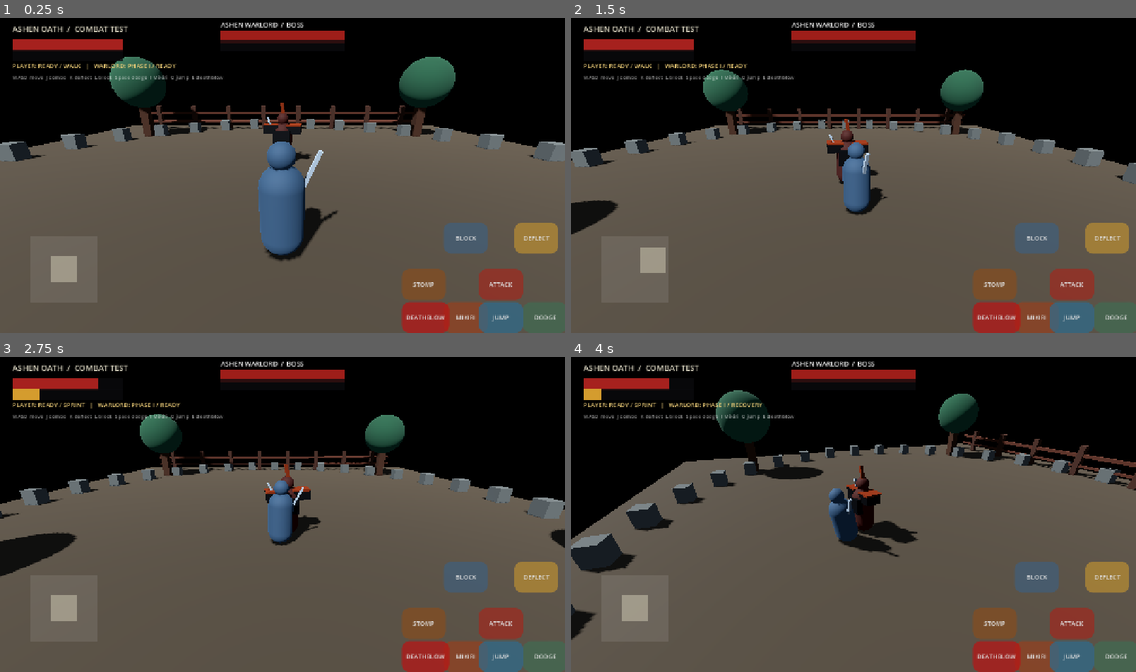
Above: before the commit, frames 1-4 (two rows, left to right).
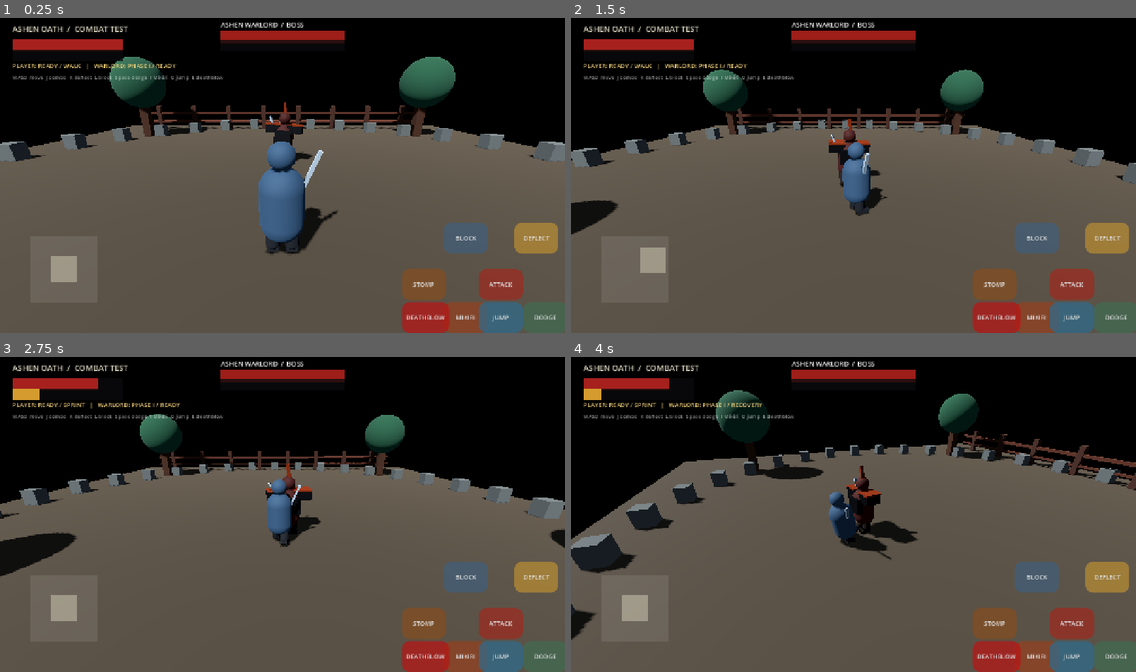
Above: after the commit, the same moments.

Repository: zahaopang-ship-it/Ashen-Oath-Godot
Game: Godot game, scene res://scenes/main.tscn
Two runs of this game, one before a commit and one after it. Both use one fixed random seed, a clock stepped at 60 frames per second and the inputs below. Sound files missing from this copy of the repository are replaced by a short silence.
Inputs (mouse positions are in pixels of both pictures, inside the frame that each line leads up to):
- Up to frame 1 (0.25 s): no input
- Up to frame 2 (1.5 s): tap Enter at 0.5 s; move the mouse to (977, 159) at 0.52 s; hold D 0.53-1.25 s; tap J at 0.6 s; click (977, 159) at 0.67 s; tap Space at 0.77 s; drag from (740, 191) to (825, 238) at 1.27 s
- Up to frame 3 (2.75 s): move the mouse to (339, 442) at 2.02 s; hold D from 2.03 s (still down); tap L at 2.1 s
- Up to frame 4 (4 s): release D at 2.75 s; drag from (825, 577) to (684, 464) at 2.77 s; move the mouse to (1023, 561) at 3.52 s; hold A from 3.53 s (still down); tap O at 3.6 s; tap Space at 3.77 s

The runs differ from the first frame. In frame 1, 0.7% of the frame differs, in the area x 45-57%, y 26-78%; in frame 2, 0.4%; in frame 3, 0.5%; in frame 4, 0.4%.

Commit message:
Add procedural locomotion and fighter footwork

Diff:
--- a/project/scripts/fighter.gd
+++ b/project/scripts/fighter.gd
@@ -39,7 +39,11 @@
 var _body_material: StandardMaterial3D
 var _upper_body: Node3D
 var _weapon_pivot: Node3D
+var _left_leg_pivot: Node3D
+var _right_leg_pivot: Node3D
 var _combat_anim_time := 0.0
+var _gait_phase := 0.0
+var _locomotion_bob := 0.0
 var ai_timer := 0.8
 var gravity := 22.0
 var attack_kind := "slash"
@@ -172,9 +176,11 @@
 	if _body_material:
 		_body_material.set_meta("base_color", _body_material.albedo_color)
 
-func set_animation_rig(upper_body: Node3D, weapon_pivot: Node3D) -> void:
+func set_animation_rig(upper_body: Node3D, weapon_pivot: Node3D, left_leg: Node3D = null, right_leg: Node3D = null) -> void:
 	_upper_body = upper_body
 	_weapon_pivot = weapon_pivot
+	_left_leg_pivot = left_leg
+	_right_leg_pivot = right_leg
 
 func _update_combat_animation(delta: float) -> void:
 	_combat_anim_time += delta
@@ -183,7 +189,38 @@
 	var body_pose := Vector3(0.0, 0.0, 0.0)
 	var weapon_pose := Vector3(0.0, 0.0, -0.18)
 	var body_offset := Vector3.ZERO
+	var left_leg_pose := 0.0
+	var right_leg_pose := 0.0
+	var gait_blend := 0.0
 	var weight := 1.0 - exp(-18.0 * delta)
+	var planar_speed := Vector2(velocity.x, velocity.z).length()
+	var speed_ratio := clampf(planar_speed / maxf(0.1, move_speed * 1.42), 0.0, 1.0)
+	var locomotion_active := planar_speed > 0.22 and state == CombatState.FREE and not is_blocking
+	if locomotion_active:
+		var gait_rate := lerpf(5.8, 10.5, speed_ratio)
+		if is_sprinting:
+			gait_rate *= 1.12
+		var gait_style := 1.0
+		if not is_player:
+			gait_rate *= 0.92
+			gait_style = 0.88
+			if has_method("get_phase_pattern") and int(get("boss_phase")) == 2:
+				gait_style = 1.12
+		_gait_phase = fposmod(_gait_phase + delta * gait_rate, TAU)
+		gait_blend = clampf(planar_speed / maxf(0.1, move_speed * 0.32), 0.0, 1.0)
+		var stride := sin(_gait_phase) * 0.48 * gait_blend * gait_style
+		left_leg_pose = stride
+		right_leg_pose = -stride
+		var bob_rate := 2.0 if is_sprinting else 1.0
+		_locomotion_bob = absf(cos(_gait_phase)) * 0.045 * gait_blend * bob_rate
+	else:
+		_locomotion_bob = lerpf(_locomotion_bob, 0.0, weight)
+		left_leg_pose = 0.0
+		right_leg_pose = 0.0
+	if is_instance_valid(_left_leg_pivot):
+		_left_leg_pivot.rotation.x = lerpf(_left_leg_pivot.rotation.x, left_leg_pose, 1.0 - exp(-14.0 * delta))
+	if is_instance_valid(_right_leg_pivot):
+		_right_leg_pivot.rotation.x = lerpf(_right_leg_pivot.rotation.x, right_leg_pose, 1.0 - exp(-14.0 * delta))
 	if state == CombatState.WINDUP:
 		var duration: float = float(ATTACK_WINDUP.get(attack_kind, WINDUP_TIME))
 		var progress := 1.0 - clampf(attack_timer / duration, 0.0, 1.0)
@@ -260,6 +297,8 @@
 		weapon_pose = Vector3(-0.42, 0.0, -0.32)
 	elif is_dodging:
 		body_pose = Vector3(0.25, 0.0, 0.0)
+		body_offset = Vector3(0.0, -0.13, 0.0)
+		weapon_pose = Vector3(0.25, 0.0, -0.24)
 	elif is_mikiri_countering:
 		body_pose = Vector3(-0.16, 0.0, 0.0)
 		weapon_pose = Vector3(-0.28, 0.0, -0.5)
@@ -267,10 +306,16 @@
 		body_pose = Vector3(0.35, 0.0, 0.0)
 		weapon_pose = Vector3(-0.35, 0.0, -0.2)
 	else:
-		body_pose = Vector3(0.025 * sin(_combat_anim_time * 2.4), 0.0, 0.025 * sin(_combat_anim_time * 1.7))
-		weapon_pose = Vector3(0.0, 0.0, -0.18 + 0.035 * sin(_combat_anim_time * 2.0))
+		var idle_breath := sin(_combat_anim_time * 2.4)
+		var walk_sway := sin(_gait_phase) * gait_blend
+		body_pose = Vector3(0.025 * idle_breath + walk_sway * 0.035, 0.0, 0.025 * sin(_combat_anim_time * 1.7) + gait_blend * (0.035 if is_sprinting else 0.015))
+		body_offset = Vector3(0.0, _locomotion_bob, 0.0)
+		weapon_pose = Vector3(0.0, 0.0, -0.18 + 0.035 * sin(_combat_anim_time * 2.0) + walk_sway * 0.045)
+		if not is_player:
+			weapon_pose.x -= 0.10
+			body_pose.z += 0.025
 	_upper_body.rotation = _upper_body.rotation.lerp(body_pose, weight)
-	_upper_body.position = _upper_body.position.lerp(Vector3(0.0, 0.0, 0.0) + body_offset, weight)
+	_upper_body.position = _upper_body.position.lerp(body_offset, weight)
 	_weapon_pivot.rotation = _weapon_pivot.rotation.lerp(weapon_pose, weight)
 
 func _begin_hit_reaction(attacker: Node3D) -> void:
--- a/project/scripts/main.gd
+++ b/project/scripts/main.gd
@@ -108,9 +108,9 @@
 	var mesh := MeshInstance3D.new()
 	var capsule_mesh := CapsuleMesh.new()
 	capsule_mesh.radius = 0.42
-	capsule_mesh.height = 1.8
+	capsule_mesh.height = 1.48
 	mesh.mesh = capsule_mesh
-	mesh.position.y = 0.9
+	mesh.position.y = 1.02
 	var mat := StandardMaterial3D.new()
 	mat.albedo_color = Color(0.16, 0.24, 0.31) if player_controlled else Color(0.20, 0.075, 0.065)
 	mat.roughness = 0.82
@@ -141,10 +141,38 @@
 	blade_mat.metallic = 0.78
 	blade.material_override = blade_mat
 	weapon_pivot.add_child(blade)
-	body.set_animation_rig(upper_body, weapon_pivot)
+	var leg_material := StandardMaterial3D.new()
+	leg_material.albedo_color = Color(0.075, 0.09, 0.105) if player_controlled else Color(0.095, 0.065, 0.06)
+	leg_material.roughness = 0.9
+	var left_leg := _make_leg_pivot(body, "LeftLegPivot", -0.19, leg_material)
+	var right_leg := _make_leg_pivot(body, "RightLegPivot", 0.19, leg_material)
+	body.set_animation_rig(upper_body, weapon_pivot, left_leg, right_leg)
 	if not player_controlled:
 		_add_boss_armor(body, upper_body)
 	return body
+
+
+func _make_leg_pivot(parent: Node3D, label: String, x: float, material: Material) -> Node3D:
+	var pivot := Node3D.new()
+	pivot.name = label
+	pivot.position = Vector3(x, 0.78, 0.0)
+	parent.add_child(pivot)
+	var leg := MeshInstance3D.new()
+	var shape := CapsuleMesh.new()
+	shape.radius = 0.145
+	shape.height = 0.78
+	leg.mesh = shape
+	leg.position = Vector3(0.0, -0.34, 0.0)
+	leg.material_override = material
+	pivot.add_child(leg)
+	var foot := MeshInstance3D.new()
+	var foot_shape := BoxMesh.new()
+	foot_shape.size = Vector3(0.25, 0.13, 0.38)
+	foot.mesh = foot_shape
+	foot.position = Vector3(0.0, -0.68, -0.09)
+	foot.material_override = material
+	pivot.add_child(foot)
+	return pivot
 
 func _add_boss_armor(body: CharacterBody3D, upper_body: Node3D) -> void:
 	var armor := StandardMaterial3D.new()
--- a/project/tests/combat_smoke_test.gd
+++ b/project/tests/combat_smoke_test.gd
@@ -139,6 +139,30 @@
 	animated._die()
 	animated.call("_update_combat_animation", 0.05)
 	_check(upper.rotation.x > 0.05, "death state drives a collapse pose")
+
+	var gait_fighter := _new_fighter("GaitFighter", Vector3.ZERO)
+	gait_fighter.is_player = true
+	var gait_upper := Node3D.new()
+	var gait_weapon := Node3D.new()
+	var left_leg := Node3D.new()
+	var right_leg := Node3D.new()
+	gait_fighter.add_child(gait_upper)
+	gait_upper.add_child(gait_weapon)
+	gait_fighter.add_child(left_leg)
+	gait_fighter.add_child(right_leg)
+	gait_fighter.set_animation_rig(gait_upper, gait_weapon, left_leg, right_leg)
+	gait_fighter.velocity = Vector3(0.0, 0.0, -5.0)
+	gait_fighter.call("_update_combat_animation", 0.12)
+	_check(gait_fighter._gait_phase > 0.0, "locomotion advances a continuous gait phase")
+	_check(not is_equal_approx(left_leg.rotation.x, right_leg.rotation.x), "walking drives alternating leg swings")
+	_check(gait_upper.position.y > 0.0, "walking adds a subtle body bounce")
+	gait_fighter.state = 1
+	gait_fighter.call("_update_combat_animation", 0.12)
+	_check(absf(left_leg.rotation.x) < 0.2 and absf(right_leg.rotation.x) < 0.2, "attack states suppress locomotion leg swings")
+	gait_fighter.state = 0
+	gait_fighter.velocity = Vector3.ZERO
+	gait_fighter.call("_update_combat_animation", 0.2)
+	_check(absf(left_leg.rotation.x) < 0.1 and absf(right_leg.rotation.x) < 0.1, "legs settle back to idle when movement stops")
 
 	var feedback_log: Array[String] = []
 	var feedback_receiver := _new_fighter("FeedbackReceiver", Vector3.ZERO)
@@ -222,7 +246,7 @@
 	sprinter.call("_player_update", 0.016)
 	_check(sprinter.is_sprinting and sprinter.velocity.length() > sprinter.move_speed * 0.6 * 1.2, "keyboard sprint request works below full joystick deflection")
 
-	print("Combat tests: ", 67 - failures.size(), "/67 passed")
+	print("Combat tests: ", 72 - failures.size(), "/72 passed")
 	if not failures.is_empty():
 		quit(1)
 	else:
Not shown, changed: DEVELOPMENT_PLAN.md
